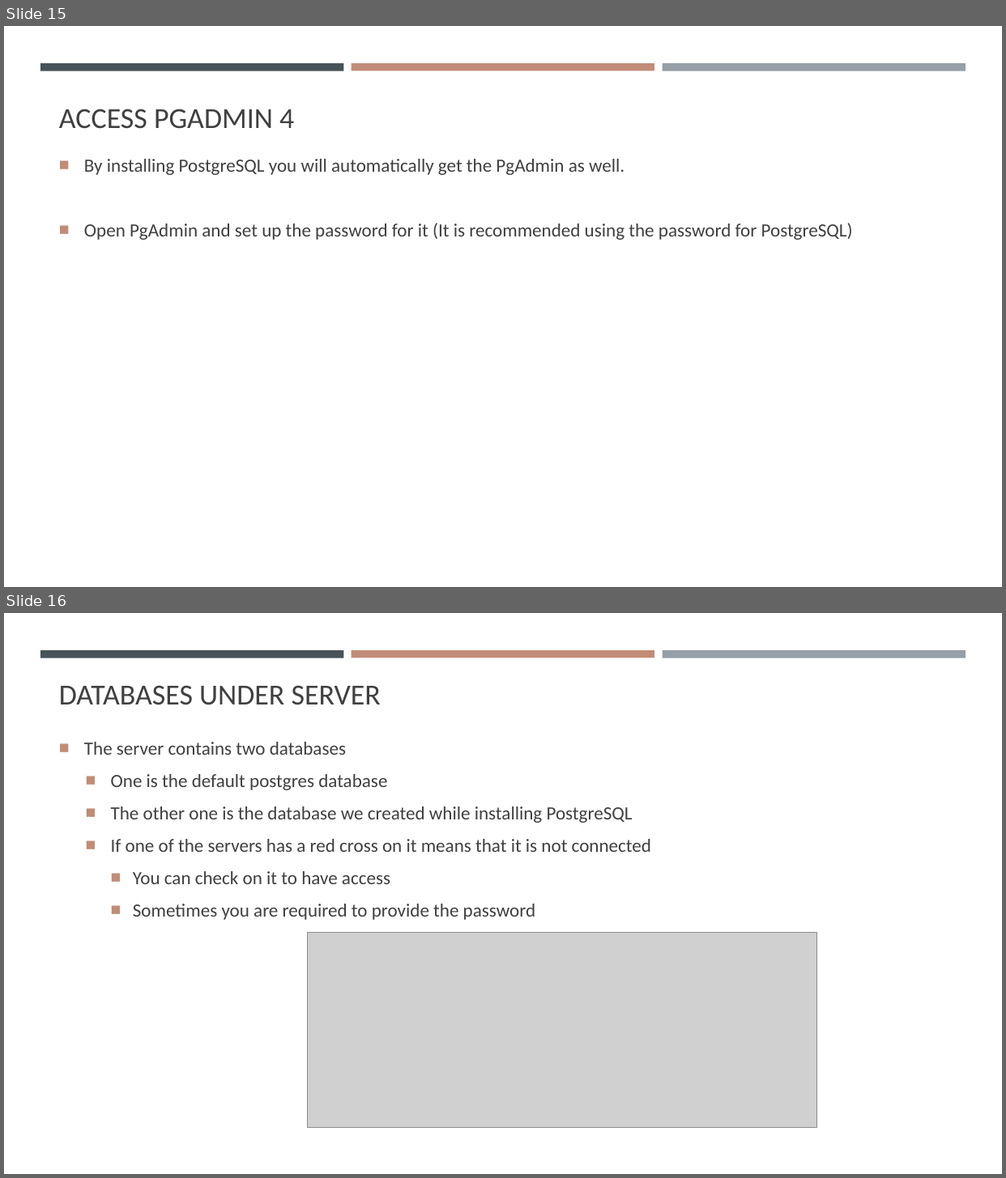
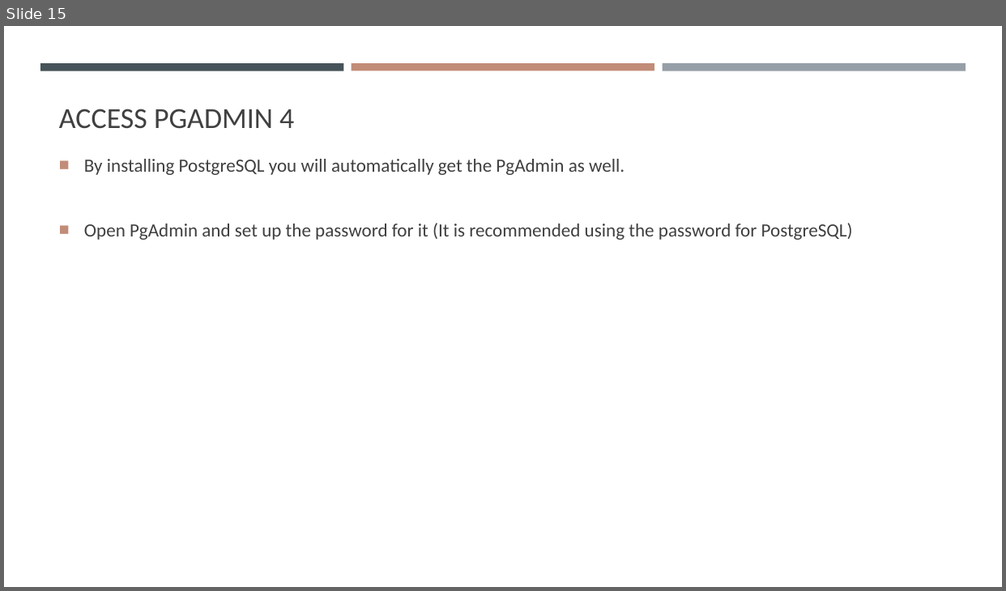
Before and after one commit to gisynw/ssj-376, a slide deck: docs/Lectures/Week01/Week01_SoftwareInstallation.pptx. Shown one above the other, each under a label of ours: slides 15 and 16 before the commit, slide 15 after it. The pictures are 1006x1178 and 1006x591 pixels, drawn with LibreOffice and Linux fonts; fonts in the diff are those of the drawing; grey boxes stand for pictures. Boxes give left, top, right and bottom in pixels: in the first picture for what was removed or moved away, otherwise in the second. Text is boxed around its words. In the diff, an @@ line names an element or a change of style, - is before the commit and + after.

```diff
--- a/docs/Lectures/Week01/Week01_SoftwareInstallation.pptx
+++ b/docs/Lectures/Week01/Week01_SoftwareInstallation.pptx
@@ slide 16 removed at <box>4,613,1002,1174</box>, background #FFFFFF; not listed: 3 template elements that a slide beside it also shows @@
@@ title removed at <box>59,685,381,705</box> @@
-DATABASES UNDER SERVER
@@ text removed at <box>84,742,651,920</box> @@
-■ The server contains two databases
-  ■ One is the default postgres database
-  ■ The other one is the database we created while installing PostgreSQL
-  ■ If one of the servers has a red cross on it means that it is not connected
-    ■ You can check on it to have access
-    ■ Sometimes you are required to provide the password
@@ picture removed at <box>308,933,817,1127</box> @@
```
Also in this commit, not shown: 2 slides changed, 1 slide added, 3 other slides removed, 6 other files.
